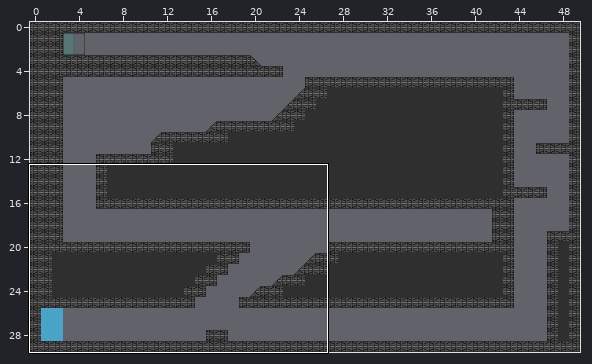
An edit to a level. Tiled map, level/lv_001.tmx. Above: a wide view before the commit, with the close-up outlined.
Close-up. Earlier state:
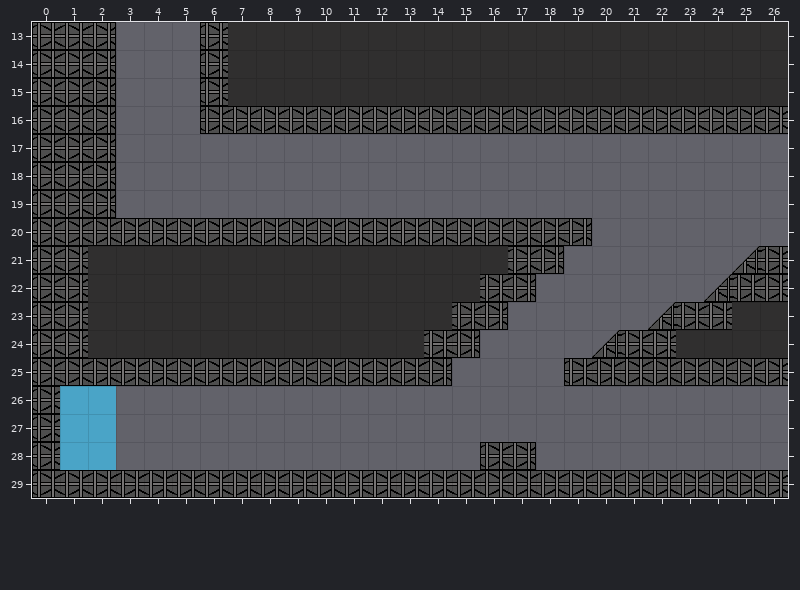
Cells are 32x32 px. Shown: x 0..26, y 13..29. The commit also changed other parts of the map, which this record leaves out.
The result:
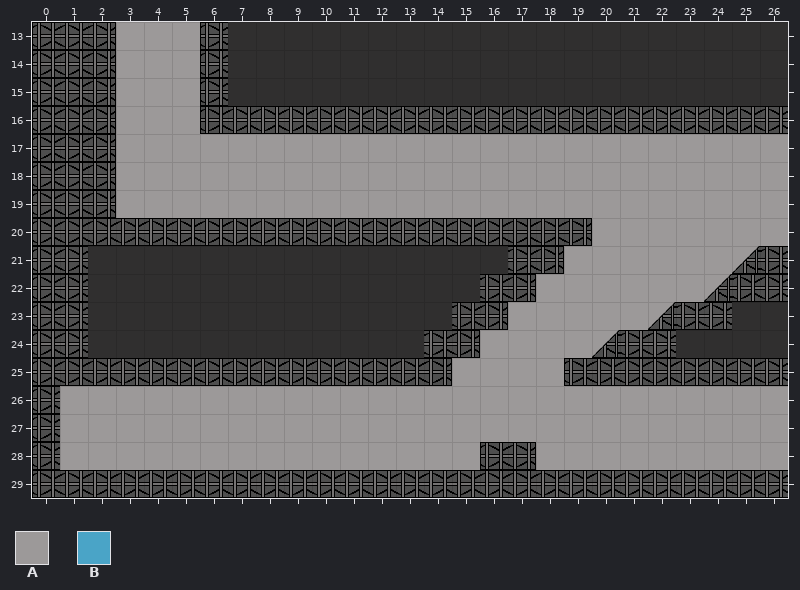
Key: from "tile_set_lab": A 96; from "tile_set_tuto": B 3.
_ is an empty cell.
Tiles of an added or newly shown layer are drawn over the layers below it.
Change:
Layer "back_lv_001" (added):
Tile A is added in rows 13 to 16 at x 3 to 5; in rows 17 to 19 at x 3 to 26; in row 20 at x 20 to 26; in row 21 at x 19 to 25; in row 22 at x 18 to 24; in row 23 at x 17 to 22.
Tile A is added in row 24 at x 16 to 20; in row 25 at x 15 to 18; in rows 26 to 27 at x 1 to 26; in row 28 at x 1 to 15 and 18 to 26.
Layer "start_lv_001" (removed):
Tile B is gone in rows 26 to 28 at x 1 to 2.
Changed places in both close-ups, as pixel boxes (x1, y1, x2, y2):
changed: (60, 22, 788, 470)
